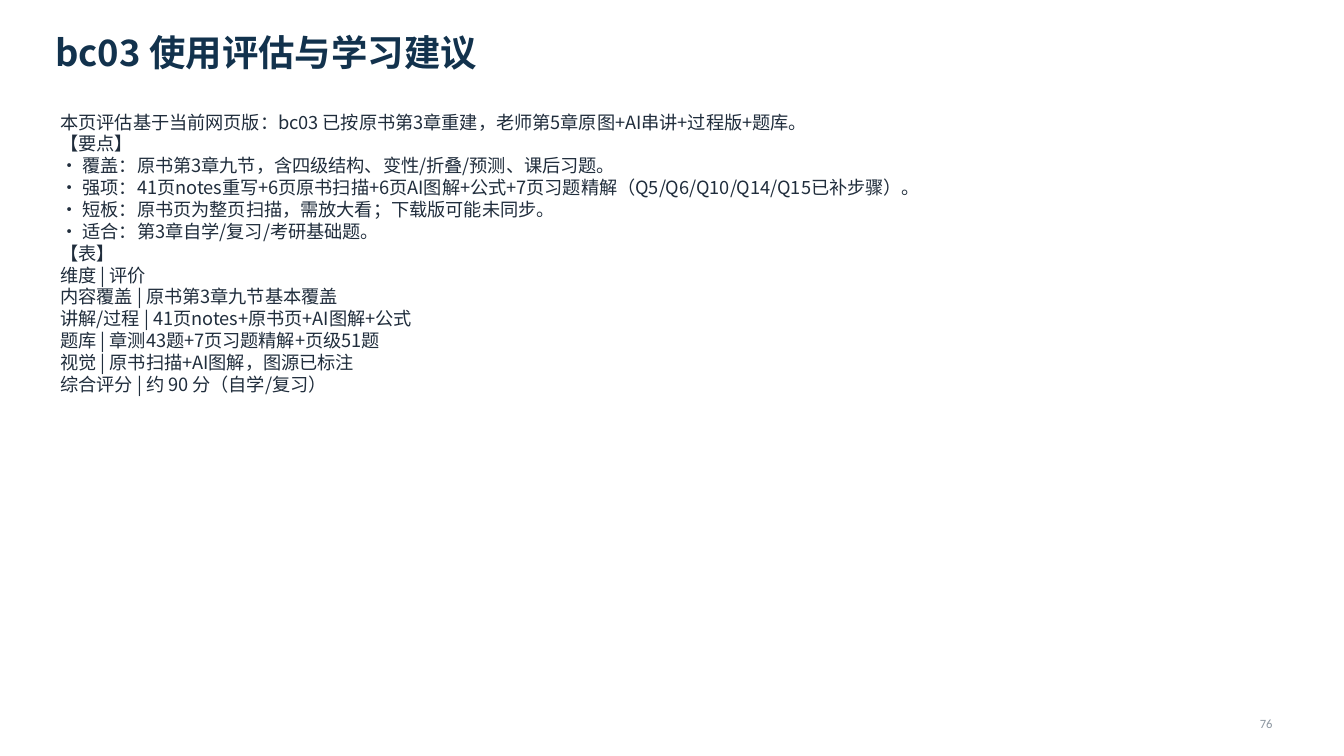
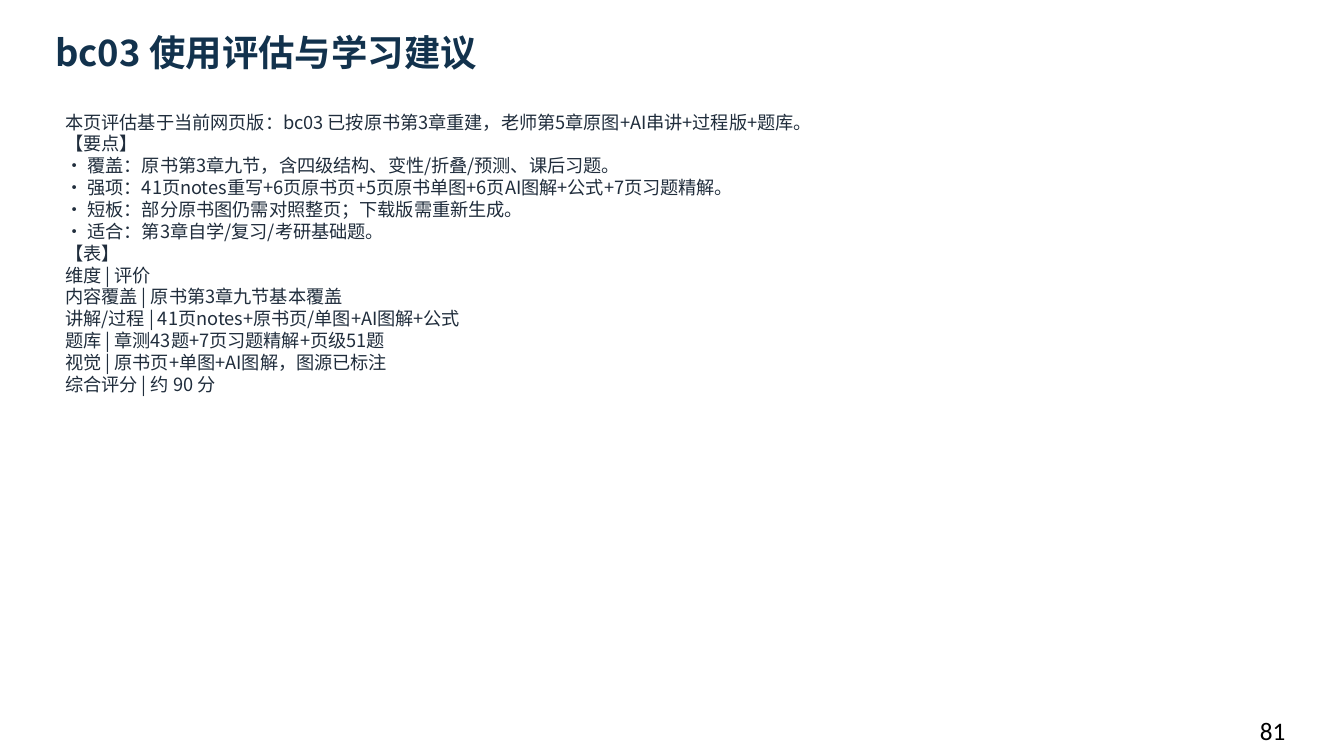
Before and after one commit to newkan-li/Biochemistry, a slide deck: slide 81 of downloads/bc03-ai-style.pptx (slide 76 before the commit). Drawn at 1344x756 pixels with LibreOffice and Linux fonts; fonts in the diff are those of the drawing. Boxes give left, top, right and bottom in pixels: in the first picture for what was removed or moved away, otherwise in the second. Text is boxed around its words. In the diff, an @@ line names an element or a change of style, - is before the commit and + after.

Commit message:
bc03补原书单图卡片5页并重生成81页下载版;更新下载版本;版本20261111y

```diff
--- a/downloads/bc03-ai-style.pptx
+++ b/downloads/bc03-ai-style.pptx
@@ text at box(65, 113, 812, 393): text changed @@
-本页评估基于当前网页版：bc03 已按原书第3章重建，老师第5章原图+AI串讲+过程版+题库。
-【要点】
-• 覆盖：原书第3章九节，含四级结构、变性/折叠/预测、课后习题。
-• 强项：41页notes重写+6页原书扫描+6页AI图解+公式+7页习题精解（Q5/Q6/Q10/Q14/Q15已补步骤）。
-• 短板：原书页为整页扫描，需放大看；下载版可能未同步。
-• 适合：第3章自学/复习/考研基础题。
-【表】
-维度 | 评价
-内容覆盖 | 原书第3章九节基本覆盖
-讲解/过程 | 41页notes+原书页+AI图解+公式
-题库 | 章测43题+7页习题精解+页级51题
-视觉 | 原书扫描+AI图解，图源已标注
-综合评分 | 约 90 分（自学/复习）
+本页评估基于当前网页版：bc03 已按原书第3章重建，老师第5章原图+AI串讲+过程版+题库。
+【要点】
+• 覆盖：原书第3章九节，含四级结构、变性/折叠/预测、课后习题。
+• 强项：41页notes重写+6页原书页+5页原书单图+6页AI图解+公式+7页习题精解。
+• 短板：部分原书图仍需对照整页；下载版需重新生成。
+• 适合：第3章自学/复习/考研基础题。
+【表】
+维度 | 评价
+内容覆盖 | 原书第3章九节基本覆盖
+讲解/过程 | 41页notes+原书页/单图+AI图解+公式
+题库 | 章测43题+7页习题精解+页级51题
+视觉 | 原书页+单图+AI图解，图源已标注
+综合评分 | 约 90 分
@@ text at box(1260, 722, 1286, 741): text changed; size 9 to 18 pt; text colour #8C96A0 to #000000 @@
-76
+81
```
Also in this commit, not shown: 75 other slides changed, 5 slides added, 10 other files.
